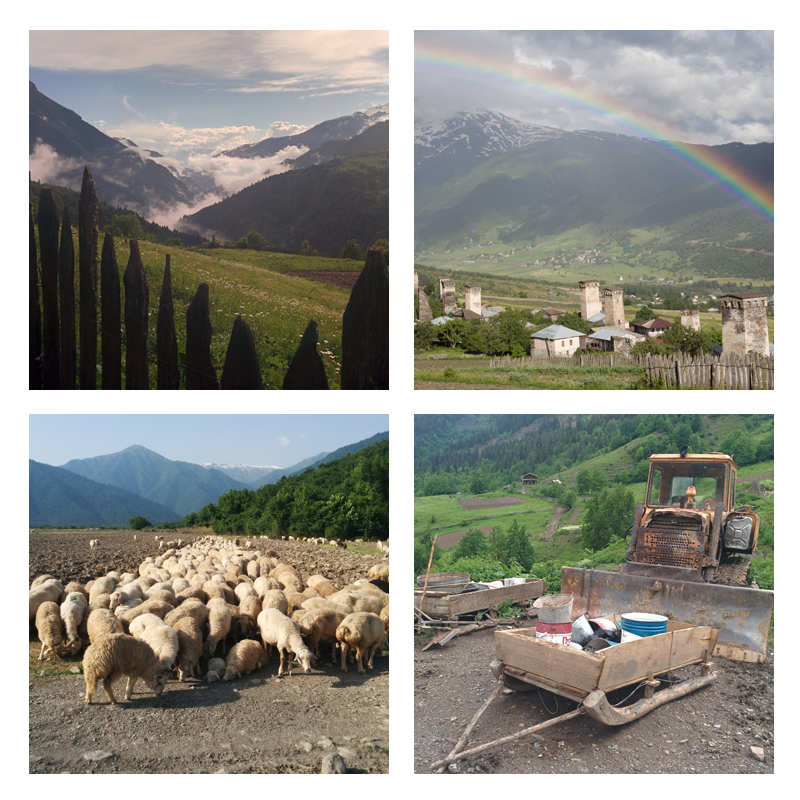
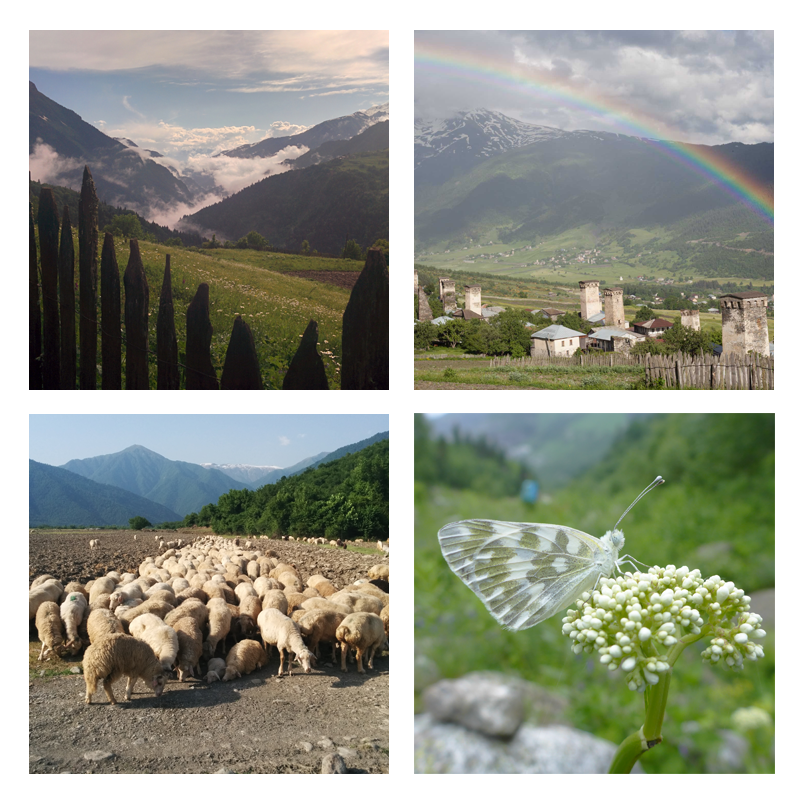
Layered file, before and after one edit (800 x 800). Changes by layer:
added layer "Layer 8" above "Layer 7" over [414, 413, 775, 774]
hid "Layer 5" over [414, 414, 774, 774]
